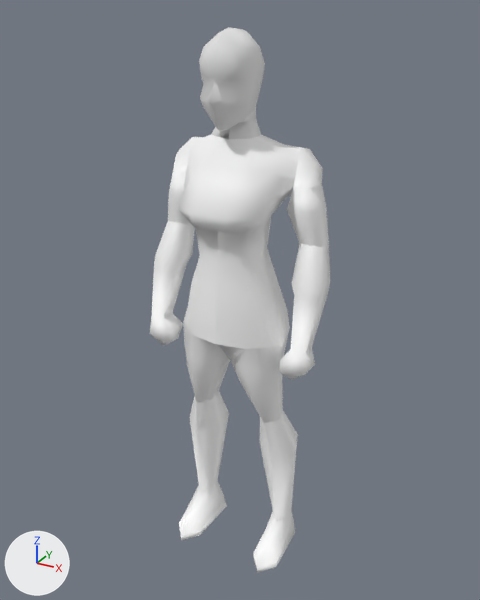
What one commit did to the Blender file data/models/heroine.blend.
One viewpoint serves both versions: a 50 mm camera at (0.889, -1.575, 0.832) aimed at (-0.012, 0.063, 0.013). Every picture has the same lights, and +X, +Y and +Z are marked at lower left.

Script lines for the objects in view, before the commit:
```python
ob_head = bpy.data.objects.new('Head', me_cube_011)
ob_head.parent = ob_heroine
ob_head.location = (-0.014, -3.251, -0.249)
ob_heroine = bpy.data.objects.new('Heroine', me_cube_010)
ob_heroine.location = (-0.014, -3.251, -0.249)
ob_lower_left_arm = bpy.data.objects.new('Lower Left Arm', me_cube_004)
ob_lower_left_arm.parent = ob_upper_left_arm
ob_lower_left_arm.location = (-0.014, -3.251, -0.249)
ob_lower_left_leg = bpy.data.objects.new('Lower Left Leg', me_cube_009)
ob_lower_left_leg.parent = ob_upper_left_leg
ob_lower_left_leg.location = (-0.014, -3.251, -0.249)
ob_lower_right_arm = bpy.data.objects.new('Lower Right Arm', me_cube_005)
ob_lower_right_arm.parent = ob_upper_right_arm
ob_lower_right_arm.location = (-0.014, -3.251, -0.249)
ob_lower_right_leg = bpy.data.objects.new('Lower Right Leg', me_cube_008)
ob_lower_right_leg.parent = ob_upper_right_leg
ob_lower_right_leg.location = (-0.014, -3.251, -0.249)
ob_upper_left_arm = bpy.data.objects.new('Upper Left Arm', me_cube_003)
ob_upper_left_arm.parent = ob_heroine
ob_upper_left_arm.location = (-0.014, -3.251, -0.249)
ob_upper_left_leg = bpy.data.objects.new('Upper Left Leg', me_cube_006)
ob_upper_left_leg.parent = ob_heroine
ob_upper_left_leg.location = (-0.014, -3.251, -0.249)
ob_upper_right_leg = bpy.data.objects.new('Upper Right Leg', me_cube_007)
ob_upper_right_leg.parent = ob_heroine
ob_upper_right_leg.location = (-0.014, -3.251, -0.249)
# also in view: 'Upper Right Arm' at (-0.22, 0.098, 0.352)
```
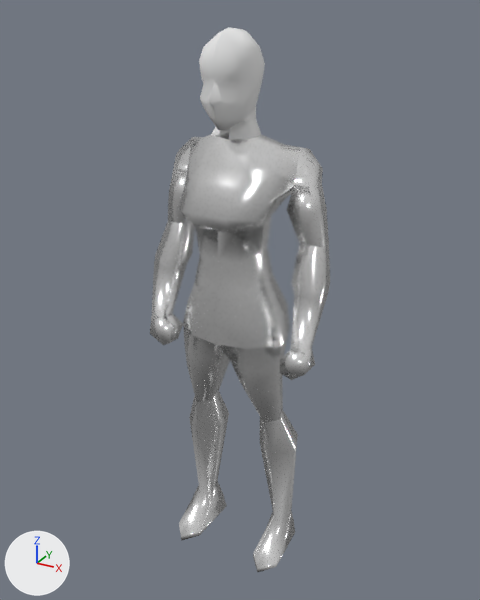
Diff of the bpy script that builds the scene:
```diff
--- a/data/models/heroine.blend.py
+++ b/data/models/heroine.blend.py
@@ mat_green @@
 n1 = _N.new('ShaderNodeBsdfPrincipled'); n1.name = 'Principled BSDF'
+n1.inputs[1].default_value = 1.0  # 'Metallic'
+n1.inputs[2].default_value = 0.201  # 'Roughness'
 n2 = _N.new('ShaderNodeRGB'); n2.name = 'RGB'
@@ me_cube_010 @@
 me_cube_010.from_pydata(...)  # 141 vertices, 209 faces, 4 loose edges; spans x -0.174..0.173, y 3.138..3.421, z 0.171..0.763
 # used by ob_heroine; location = (-0.014, -3.251, -0.249)
+# me_cube_010 part 1: 20 of 141 vertices moved; they spanned x -0.158..0.158, y 3.17..3.406, z 0.227..0.351 and now span x -0.158..0.158, y 3.17..3.406, z 0.246..0.351; mean shift (0.0, 0.0, 0.012); largest move (0.158, 3.267, 0.227) -> (0.158, 3.267, 0.246)
 me_cube_010.materials.append(mat_green)
```

What differs and where, as boxes (x1, y1, x2, y2) in the pictures (480 x 600 px; the box of a moved part takes in the faces that stretch with it):
'Heroine', surface changed, reshaped (white to grey): (178, 135, 302, 349) in both
'Lower Left Leg', surface changed (white to grey): (253, 410, 298, 573) in both
'Lower Right Leg', surface changed (white to grey): (179, 391, 229, 541) in both
'Lower Left Arm', surface changed (white to grey): (280, 243, 330, 380) in both
'Lower Right Arm', surface changed (white to grey): (150, 221, 195, 345) in both
'Upper Left Leg', surface changed: (219, 328, 290, 423) in both
'Upper Left Arm', surface changed (white to grey): (287, 148, 329, 247) in both
'Upper Right Leg', surface changed: (183, 322, 230, 402) in both
'Upper Right Arm', surface changed (white to grey): (168, 138, 192, 224) in both
part 1 of me_cube_010, moved or reshaped: (183, 249, 290, 349) in both
